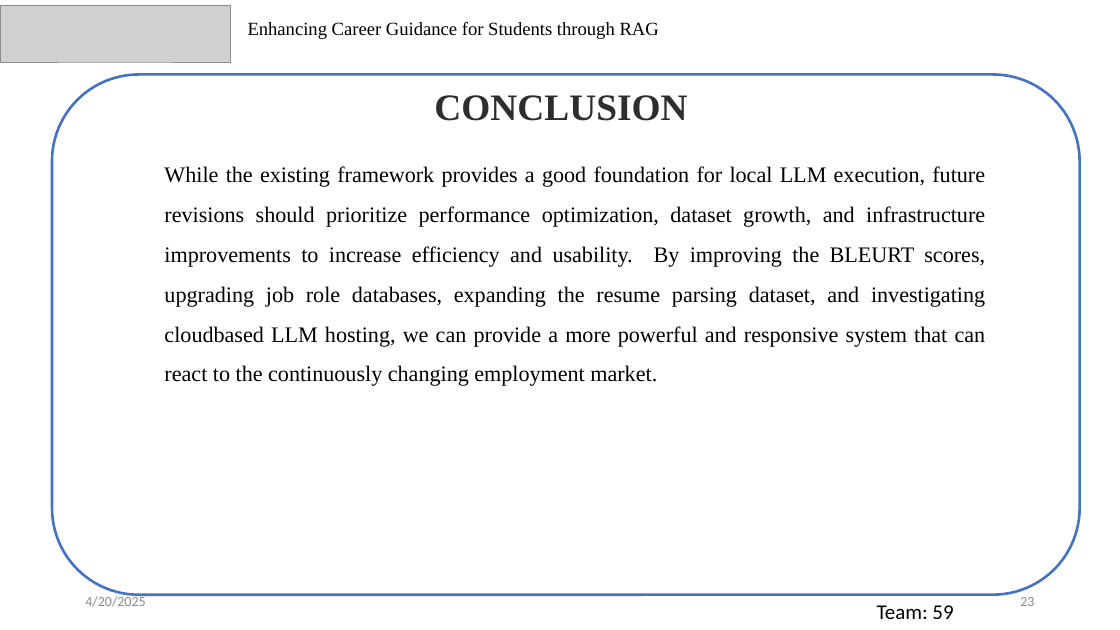
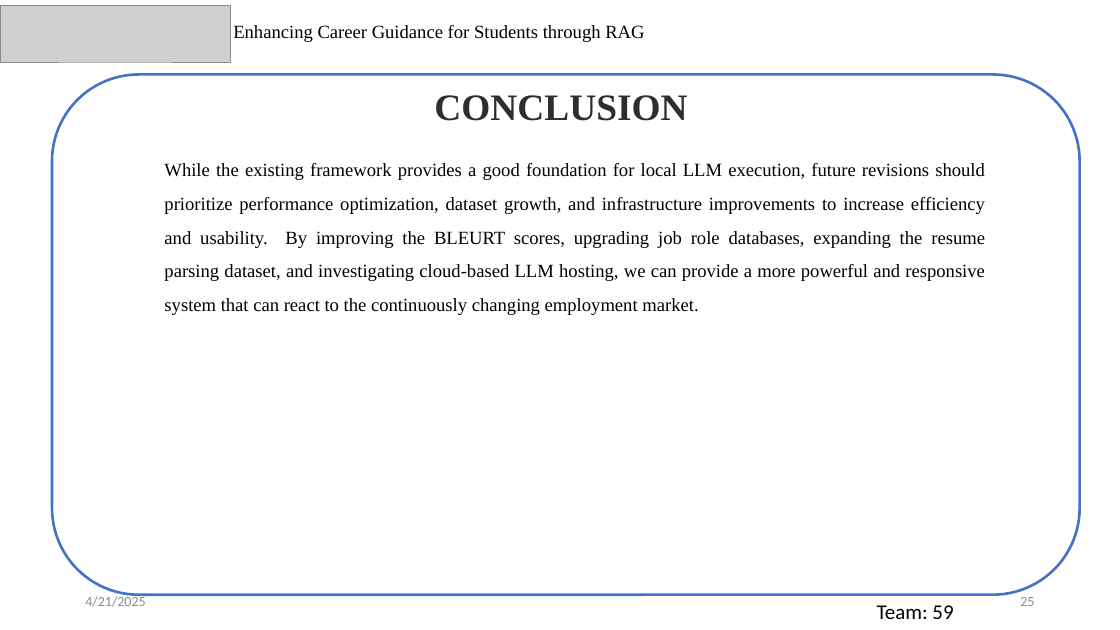
Before and after one commit to akhilswarop/RAG, a slide deck: slide 25 of External Review/External Review PPT.pptx (slide 23 before the commit). Drawn at 1120x630 pixels with LibreOffice and Linux fonts; fonts in the diff are those of the drawing; grey boxes stand for pictures. Boxes give left, top, right and bottom in pixels: in the first picture for what was removed or moved away, otherwise in the second. Text is boxed around its words. In the diff, an @@ line names an element or a change of style, - is before the commit and + after.

```diff
--- a/External Review/External Review PPT.pptx
+++ b/External Review/External Review PPT.pptx
@@ text "Enhancing Career Guidance for Students ...": place and size @@
-text "Enhancing Career Guidance for Students ..." at (248, 22, 659, 39)
+text "Enhancing Career Guidance for Students ..." at (233, 25, 644, 42)
@@ text at (164, 163, 985, 315): text changed; size 19 to 16 pt @@
-While the existing framework provides a good foundation for local LLM execution, future revisions should prioritize performance optimization, dataset growth, and infrastructure improvements to increase efficiency and usability. By improving the BLEURT scores, upgrading job role databases, expanding the resume parsing dataset, and investigating cloudbased LLM hosting, we can provide a more powerful and responsive system that can react to the continuously changing employment market.
+While the existing framework provides a good foundation for local LLM execution, future revisions should prioritize performance optimization, dataset growth, and infrastructure improvements to increase efficiency and usability. By improving the BLEURT scores, upgrading job role databases, expanding the resume parsing dataset, and investigating cloud-based LLM hosting, we can provide a more powerful and responsive system that can react to the continuously changing employment market.
@@ text at (85, 594, 145, 607): text changed @@
-4/20/2025
+4/21/2025
```
Also in this commit, not shown: 27 other slides changed, 4 slides added.
